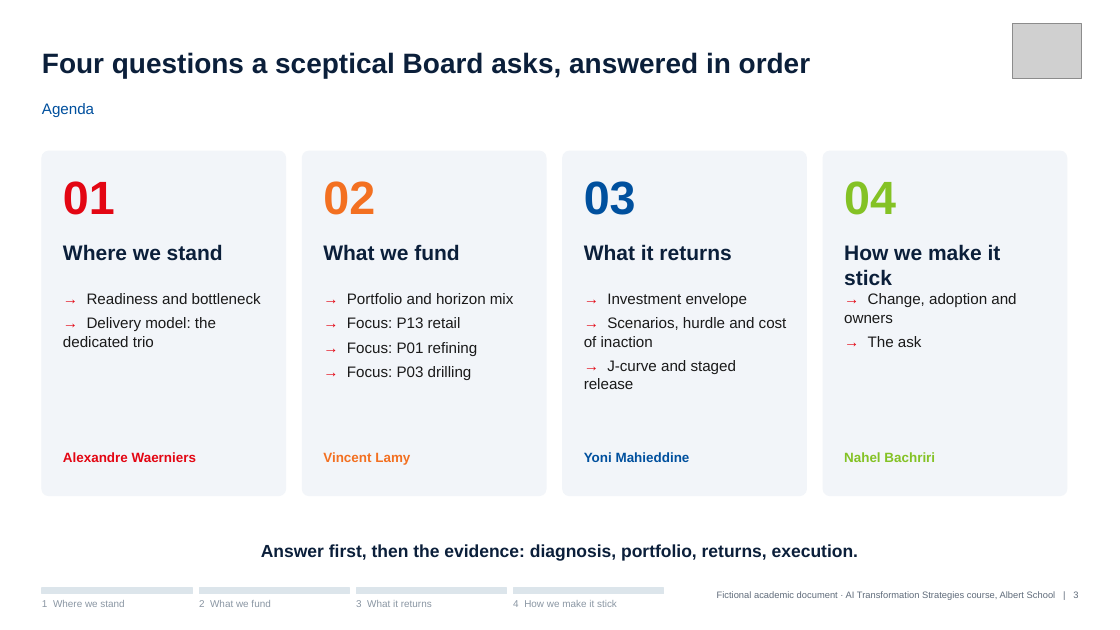
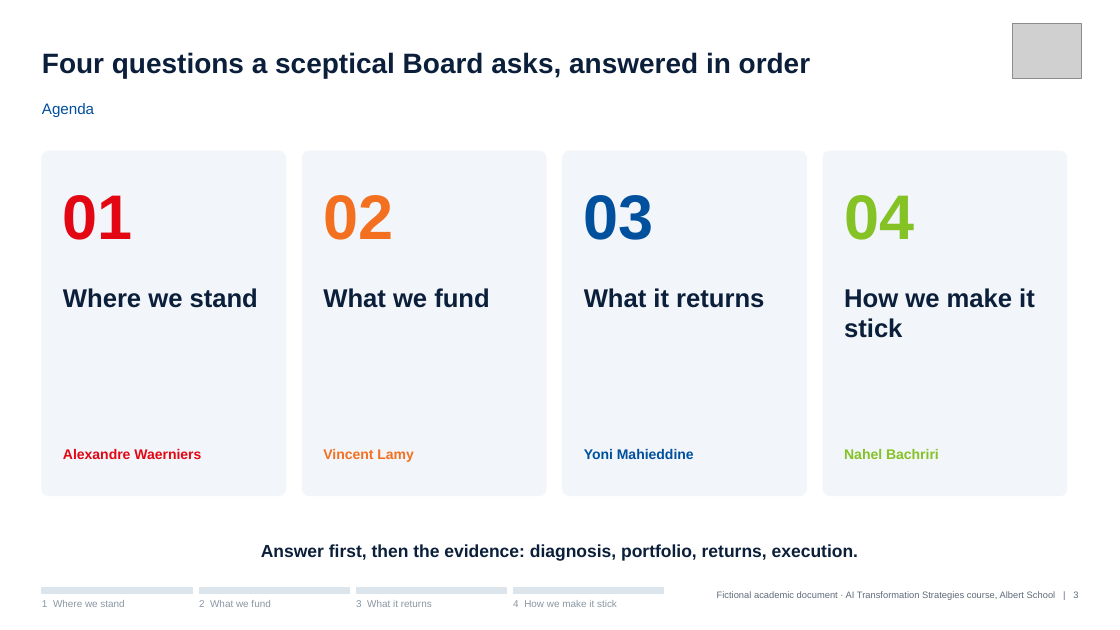
Before and after one commit to Xenodion/ai-transformations-navy, a slide deck: slide 3 of deliverables/slides/ai_strategy_deck.pptx. Drawn at 1120x630 pixels with LibreOffice and Linux fonts; fonts in the diff are those of the drawing; grey boxes stand for pictures. Boxes give left, top, right and bottom in pixels: in the first picture for what was removed or moved away, otherwise in the second. Text is boxed around its words. In the diff, an @@ line names an element or a change of style, - is before the commit and + after.

```diff
--- a/deliverables/slides/ai_strategy_deck.pptx
+++ b/deliverables/slides/ai_strategy_deck.pptx
@@ text "01": place and size @@
-text "01" at [63, 181, 115, 215]
+text "01" at [63, 195, 133, 240]
@@ text "02": place and size @@
-text "02" at [323, 181, 375, 215]
+text "02" at [323, 195, 393, 240]
@@ text "03": place and size @@
-text "03" at [584, 181, 636, 215]
+text "03" at [584, 195, 654, 240]
@@ size 40 to 54 pt in 4 elements at [63, 195, 133, 240], [323, 195, 393, 240], [584, 195, 654, 240], [844, 195, 914, 240] @@
@@ text "04": place and size @@
-text "04" at [844, 181, 896, 215]
+text "04" at [844, 195, 914, 240]
@@ text "Where we stand": place and size @@
-text "Where we stand" at [63, 244, 223, 261]
+text "Where we stand" at [63, 288, 258, 308]
@@ text removed at [63, 293, 261, 347] @@
-→ Readiness and bottleneck
-→ Delivery model: the dedicated trio
@@ text "What we fund": place and size @@
-text "What we fund" at [323, 244, 459, 261]
+text "What we fund" at [323, 288, 489, 308]
@@ text removed at [347, 293, 514, 380] @@
-→ Portfolio and horizon mix
-→ Focus: P13 retail
-→ Focus: P01 refining
-→ Focus: P03 drilling
@@ text "What it returns": place and size @@
-text "What it returns" at [584, 244, 731, 261]
+text "What it returns" at [584, 288, 764, 308]
@@ text removed at [584, 293, 787, 389] @@
-→ Investment envelope
-→ Scenarios, hurdle and cost of inaction
-→ J-curve and staged release
@@ size 18 to 22 pt in 4 elements at [63, 288, 258, 308], [323, 288, 489, 308], [584, 288, 764, 308], [844, 288, 1035, 338] @@
@@ text "How we make it stick": place and size @@
-text "How we make it stick" at [844, 244, 1001, 286]
+text "How we make it stick" at [844, 288, 1035, 338]
@@ text removed at [844, 293, 1016, 347] @@
-→ Change, adoption and owners
-→ The ask
@@ size 11.5 to 12 pt in 4 elements at [63, 449, 201, 459], [323, 449, 414, 462], [584, 449, 694, 459], [844, 449, 939, 459] @@
```
Also in this commit, not shown: 19 other slides changed, 2 slides added, 3 other files.
